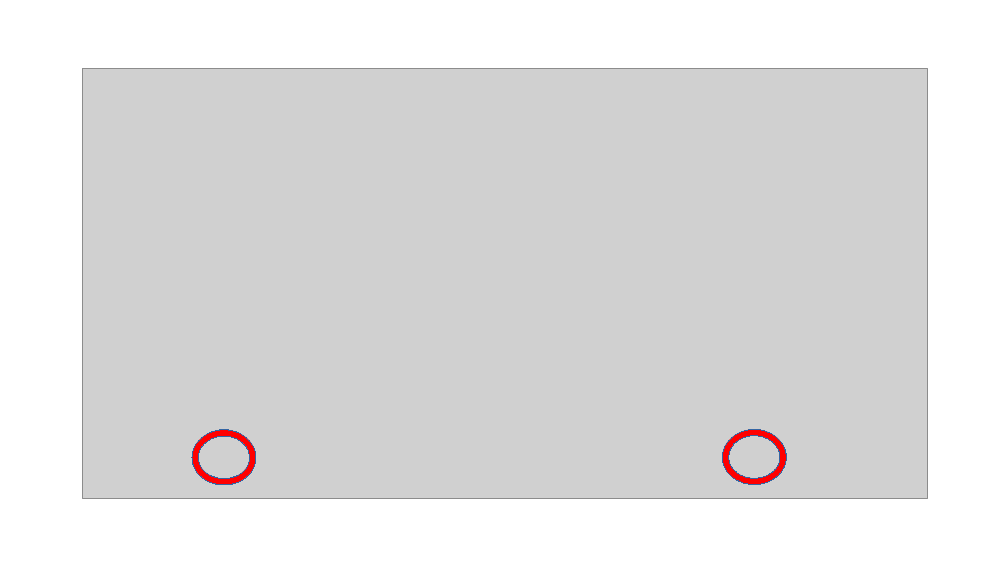
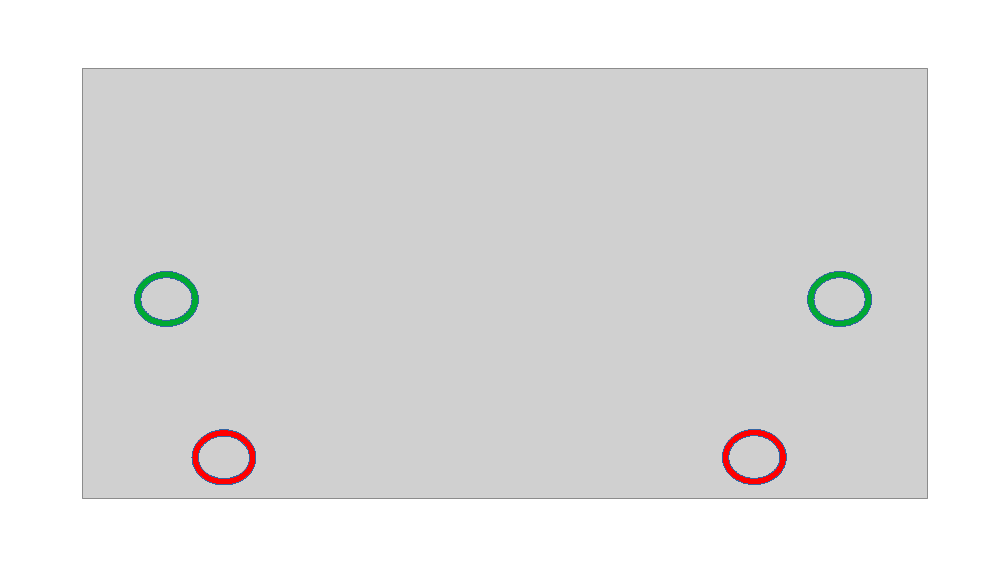
Before and after one commit to calvin-cs262-fall2020-teamD/freetime-project, a slide deck: slide 3 of Domain_Model_Presentation.pptx. Drawn at 1008x567 pixels with LibreOffice and Linux fonts; fonts in the diff are those of the drawing; grey boxes stand for pictures. Boxes give left, top, right and bottom in pixels: in the first picture for what was removed or moved away, otherwise in the second. Text is boxed around its words. In the diff, an @@ line names an element or a change of style, - is before the commit and + after.

```diff
--- a/Domain_Model_Presentation.pptx
+++ b/Domain_Model_Presentation.pptx
@@ donut added at [134,272,198,327], fill #00A933, outline #3465A4 0.75 pt @@
@@ donut added at [808,272,872,327], fill #00A933, outline #3465A4 0.75 pt @@
```
Also in this commit, not shown: 3 other slides changed, 1 slide added, 1 slide removed.
